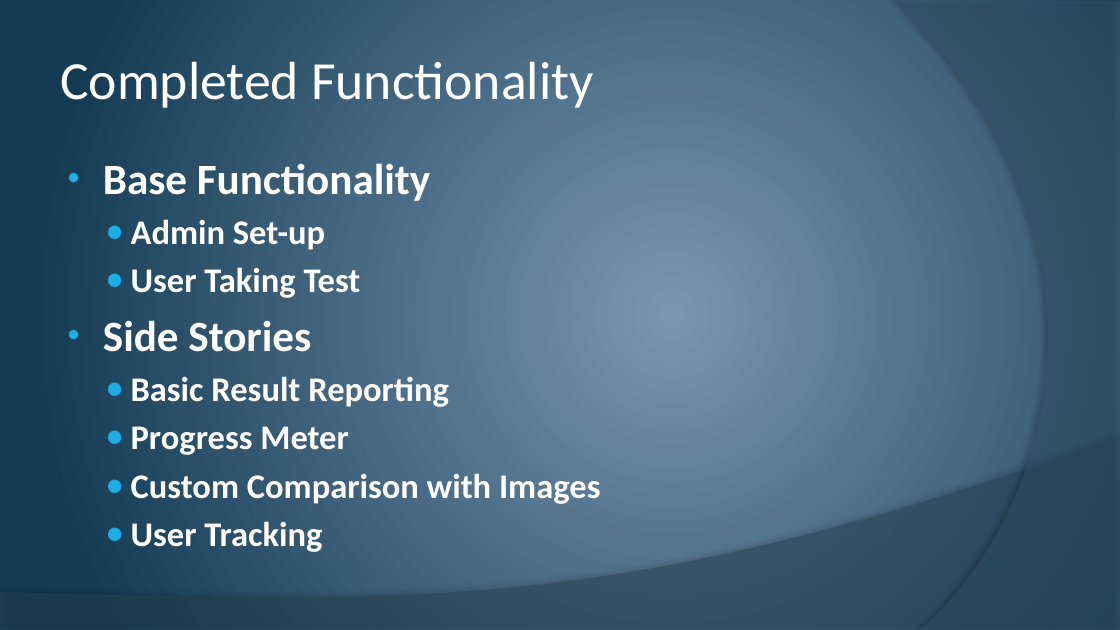
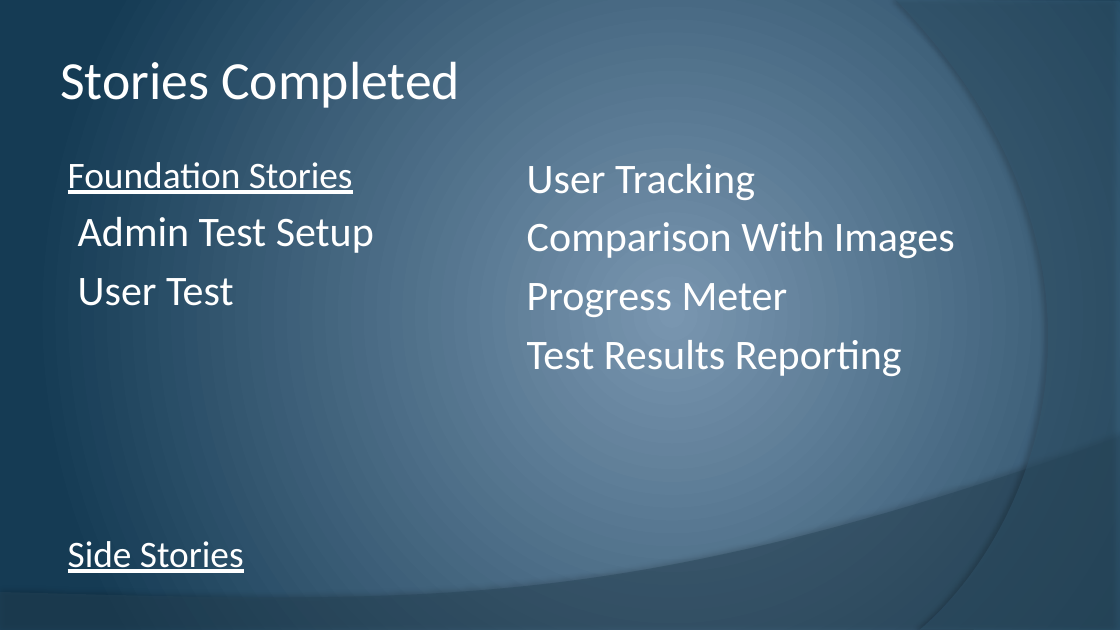
Before and after one commit to cstultz/cis234, a slide deck: slide 3 of assigns/assign10/t1-a10.pptx. Drawn at 1120x630 pixels with LibreOffice and Linux fonts; fonts in the diff are those of the drawing. Boxes give left, top, right and bottom in pixels: in the first picture for what was removed or moved away, otherwise in the second. Text is boxed around its words. In the diff, an @@ line names an element or a change of style, - is before the commit and + after.

```diff
--- a/assigns/assign10/t1-a10.pptx
+++ b/assigns/assign10/t1-a10.pptx
@@ title at (x1=60, y1=61, x2=460, y2=108): text changed @@
-Completed Functionality
+Stories Completed
@@ text "Foundation Stories" at (x1=68, y1=162, x2=955, y2=573): columns 1 to 2 @@
@@ text at (x1=68, y1=162, x2=374, y2=306): text changed; size 29.6 to 36 pt; bold off @@
-• Base Functionality
-  ● Admin Set-up
-  ● User Taking Test
+Foundation Stories
+Admin Test Setup
+User Test
@@ text at (x1=527, y1=164, x2=955, y2=258): text changed; size 29.6 to 36 pt; bold off @@
-  ● Basic Result Reporting
+User Tracking
+Comparison With Images
@@ text at (x1=68, y1=283, x2=788, y2=573): size 37 to 32 pt, underline on in "Side Stories"; bold off in "Side Stories", "Progress Meter"; size 29.6 to 36 pt in "Progress Meter"; bullet • to none; less space between paragraphs; bullet ● to none; list level 2 to 1 in "Progress Meter" @@
@@ text at (x1=527, y1=340, x2=902, y2=376): text changed; size 29.6 to 36 pt; bold off @@
-  ● Custom Comparison with Images
-  ● User Tracking
+Test Results Reporting
```
Also in this commit, not shown: 10 other slides changed, 2 slides added, 1 slide removed.
